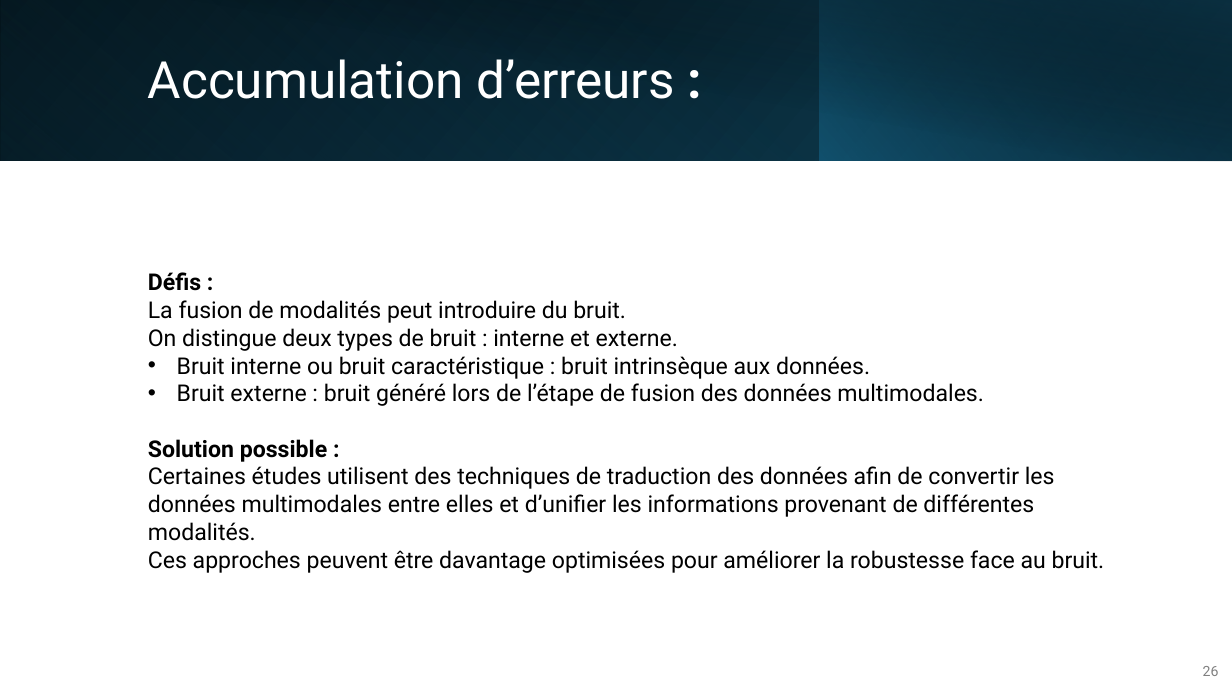
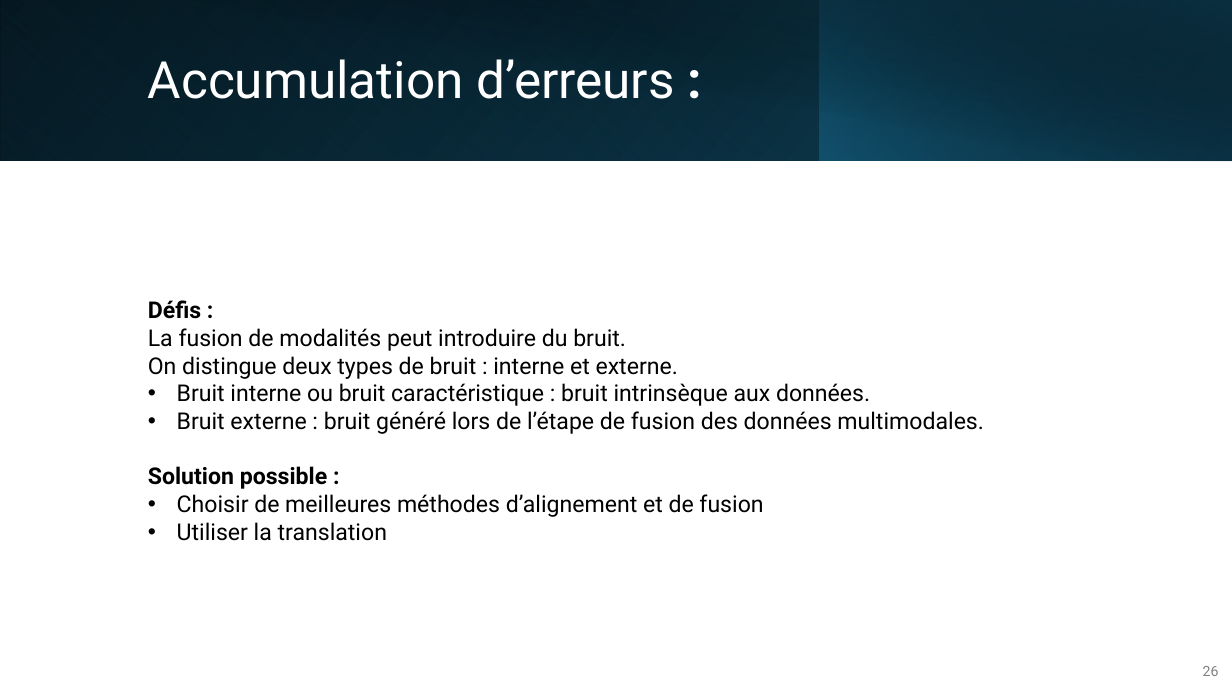
Before and after one commit to IzowRM/Stage-Cetic, a slide deck: slide 26 of Doc Slide/Presentation_du_27_01.pptx. Drawn at 1232x693 pixels with LibreOffice and Linux fonts; fonts in the diff are those of the drawing. Boxes give left, top, right and bottom in pixels: in the first picture for what was removed or moved away, otherwise in the second. Text is boxed around its words. In the diff, an @@ line names an element or a change of style, - is before the commit and + after.

```diff
--- a/Doc Slide/Presentation_du_27_01.pptx
+++ b/Doc Slide/Presentation_du_27_01.pptx
@@ text at <box>177,494,763,541</box>: text changed @@
-Certaines études utilisent des techniques de traduction des données afin de convertir les données multimodales entre elles et d’unifier les informations provenant de différentes modalités.
-Ces approches peuvent être davantage optimisées pour améliorer la robustesse face au bruit.
+• Choisir de meilleures méthodes d’alignement et de fusion
+• Utiliser la translation
```
Also in this commit, not shown: 9 other slides changed, 1 slide added, 6 slides removed, 3 other files.
